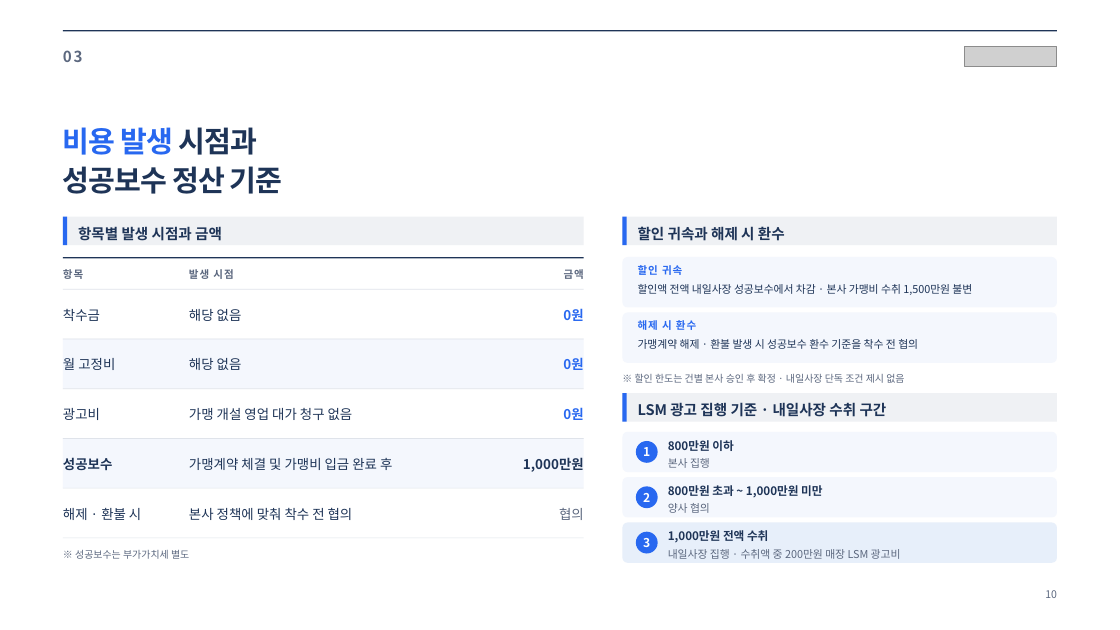
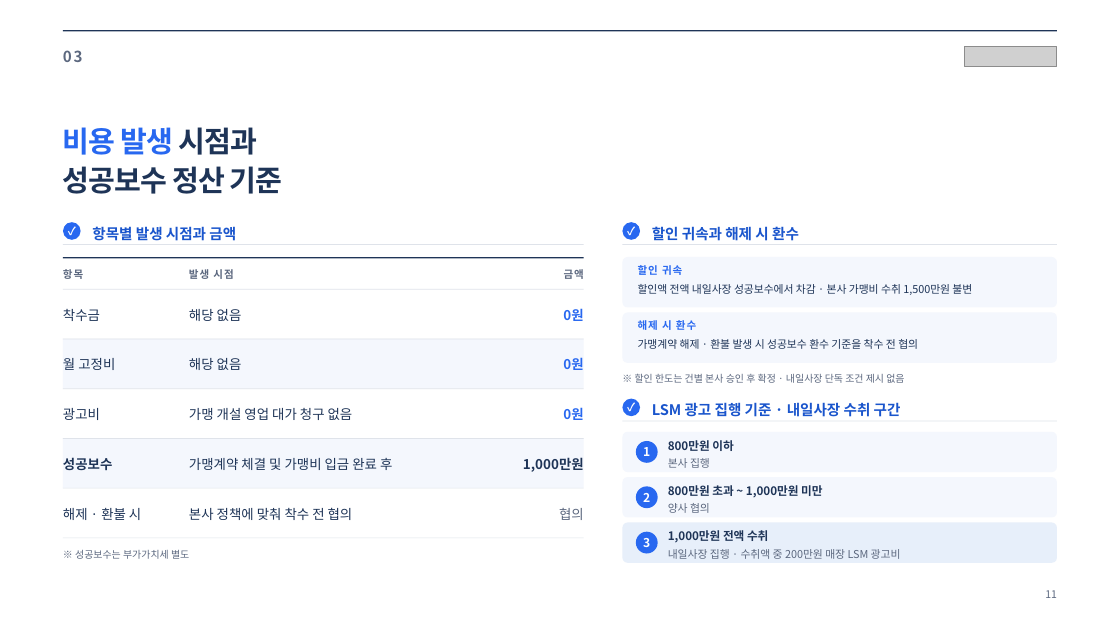
Before and after one commit to jyjzzjtube-pixel/onewillco-meeting-2026, a slide deck: slide 11 of runnerpub-proposal/runnerpub_proposal_naeilsajang.pptx (slide 10 before the commit). Drawn at 1120x630 pixels with LibreOffice and Linux fonts; fonts in the diff are those of the drawing; grey boxes stand for pictures. Boxes give left, top, right and bottom in pixels: in the first picture for what was removed or moved away, otherwise in the second. Text is boxed around its words. In the diff, an @@ line names an element or a change of style, - is before the commit and + after.

```diff
--- a/runnerpub-proposal/runnerpub_proposal_naeilsajang.pptx
+++ b/runnerpub-proposal/runnerpub_proposal_naeilsajang.pptx
@@ rectangle removed at [63, 217, 67, 245] @@
@@ ellipse added at [63, 223, 81, 240], fill #2868F0 @@
@@ text added at [63, 223, 81, 240], 9.7 pt, text #FFFFFF, bold @@
+✓
@@ text "항목별 발생 시점과 금액": place and size @@
-text "항목별 발생 시점과 금액" at [78, 226, 222, 241]
+text "항목별 발생 시점과 금액" at [92, 226, 236, 241]
@@ rectangle removed at [623, 217, 627, 245] @@
@@ ellipse added at [623, 223, 640, 240], fill #2868F0 @@
@@ text added at [623, 223, 640, 240], 9.7 pt, text #FFFFFF, bold @@
+✓
@@ text "할인 귀속과 해제 시 환수": place and size @@
-text "할인 귀속과 해제 시 환수" at [638, 226, 785, 241]
+text "할인 귀속과 해제 시 환수" at [652, 226, 799, 241]
@@ rectangle: place and size @@
-rectangle at [63, 217, 584, 245]
+rectangle at [63, 245, 584, 245]
@@ rectangle: place and size @@
-rectangle at [623, 217, 1057, 245]
+rectangle at [623, 245, 1057, 245]
@@ rectangle removed at [623, 393, 627, 422] @@
@@ ellipse added at [623, 399, 640, 417], fill #2868F0 @@
@@ text added at [623, 399, 640, 417], 9.7 pt, text #FFFFFF, bold @@
+✓
@@ text colour #1E3457 to #1A55CC in 3 elements at [92, 226, 236, 241], [652, 226, 799, 241], [652, 402, 901, 417] @@
@@ text "LSM 광고 집행 기준 · ...": place and size @@
-text "LSM 광고 집행 기준 · ..." at [638, 402, 887, 417]
+text "LSM 광고 집행 기준 · ..." at [652, 402, 901, 417]
@@ fill #EFF1F4 to #DFE3EA in 3 elements at [63, 245, 584, 245], [623, 245, 1057, 245], [623, 421, 1057, 422] @@
@@ rectangle: place and size @@
-rectangle at [623, 393, 1057, 422]
+rectangle at [623, 421, 1057, 422]
@@ text at [1045, 590, 1057, 598]: text changed @@
-10
+11
```
Also in this commit, not shown: 12 other slides changed, 2 slides added, 1 slide removed, 5 other files.
